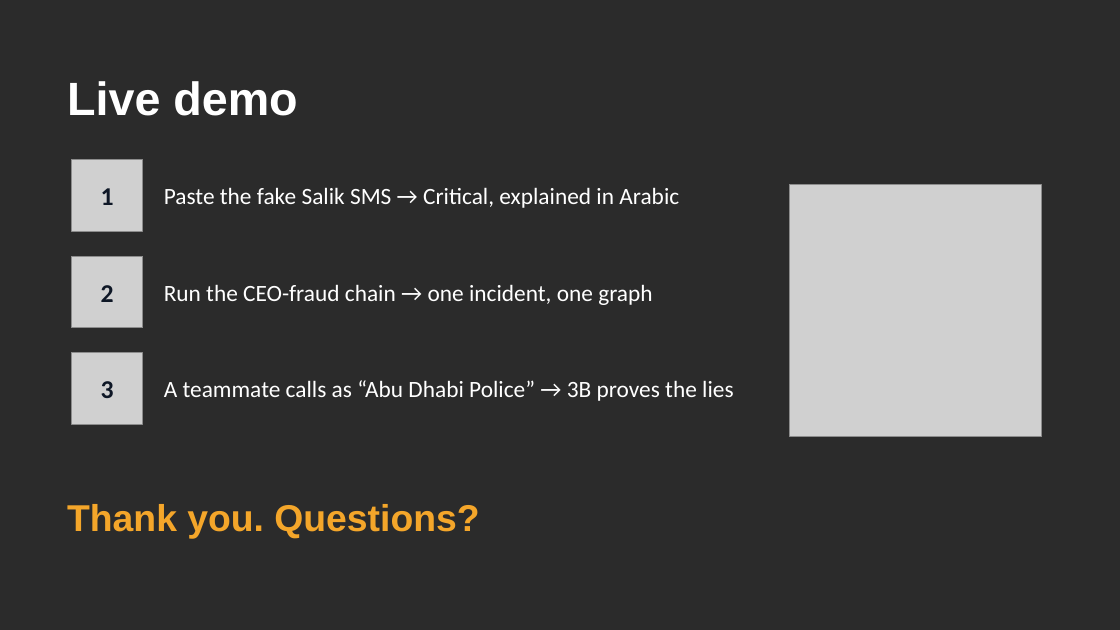
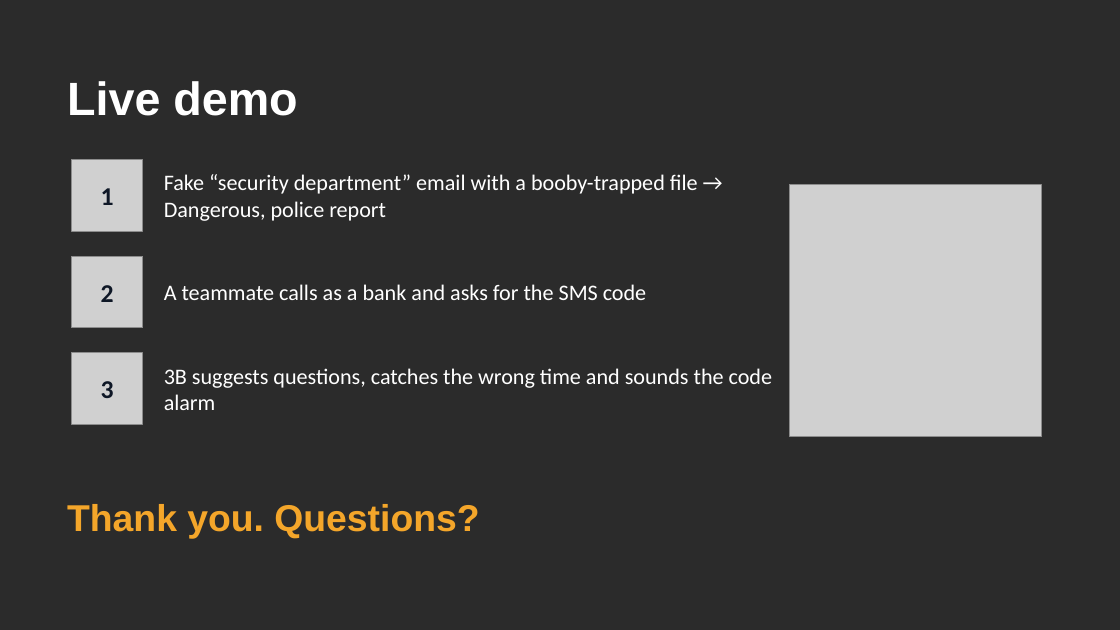
Before and after one commit to Mezx-1/three-bees, a slide deck: slide 11 of docs/presentation/ThreeBees_3B.pptx (slide 10 before the commit). Drawn at 1120x630 pixels with LibreOffice and Linux fonts; fonts in the diff are those of the drawing; grey boxes stand for pictures; background and template pictures are left out; a plain dark background stands for a picture behind light text. Boxes give left, top, right and bottom in pixels: in the first picture for what was removed or moved away, otherwise in the second. Text is boxed around its words. In the diff, an @@ line names an element or a change of style, - is before the commit and + after.

```diff
--- a/docs/presentation/ThreeBees_3B.pptx
+++ b/docs/presentation/ThreeBees_3B.pptx
@@ text at [164, 174, 698, 221]: text changed; size 20 to 19 pt @@
-Paste the fake Salik SMS → Critical, explained in Arabic
+Fake “security department” email with a booby-trapped file → Dangerous, police report
@@ text at [164, 284, 646, 300]: text changed; size 20 to 19 pt @@
-Run the CEO-fraud chain → one incident, one graph
+A teammate calls as a bank and asks for the SMS code
@@ text at [164, 368, 772, 410]: text changed; size 20 to 19 pt @@
-A teammate calls as “Abu Dhabi Police” → 3B proves the lies
+3B suggests questions, catches the wrong time and sounds the code alarm
```
Also in this commit, not shown: 6 other slides changed, 4 slides added, 3 slides removed, 1 other file.
